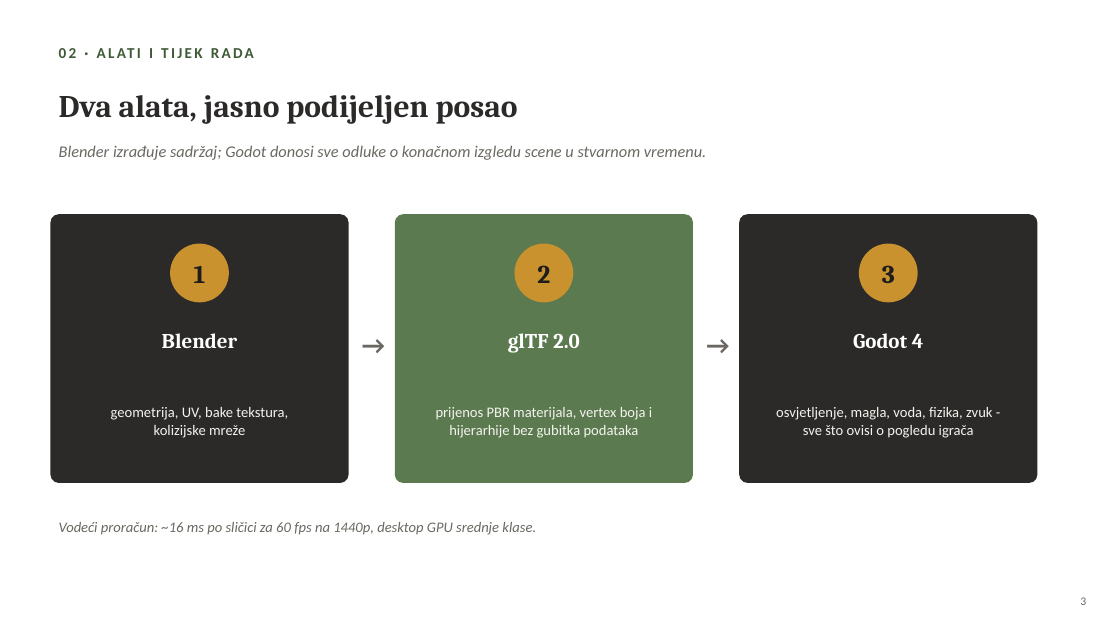
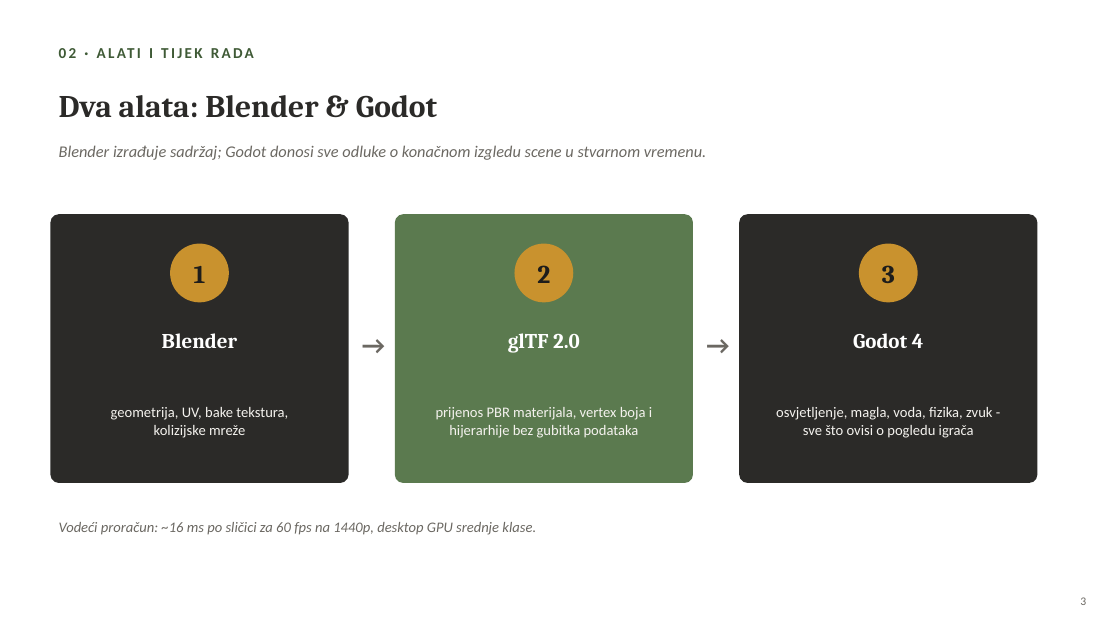
Before and after one commit to miamacan/3d-spilja-projekt, a slide deck: slide 3 of Prezentacija_3D_spilja_Roguljic_Macan.pptx. Drawn at 1120x630 pixels with LibreOffice and Linux fonts; fonts in the diff are those of the drawing. Boxes give left, top, right and bottom in pixels: in the first picture for what was removed or moved away, otherwise in the second. Text is boxed around its words. In the diff, an @@ line names an element or a change of style, - is before the commit and + after.

```diff
--- a/Prezentacija_3D_spilja_Roguljic_Macan.pptx
+++ b/Prezentacija_3D_spilja_Roguljic_Macan.pptx
@@ text at (59, 95, 437, 118): text changed @@
-Dva alata, jasno podijeljen posao
+Dva alata: Blender & Godot
```
